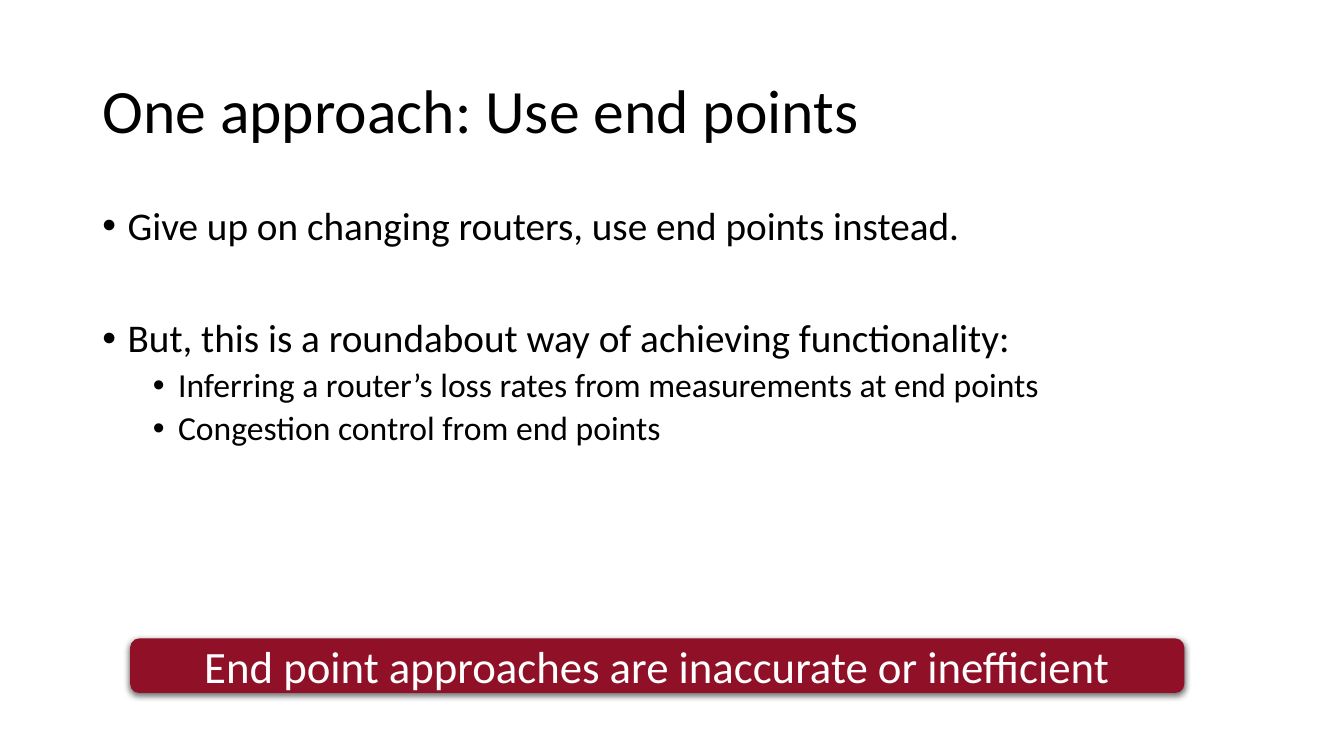
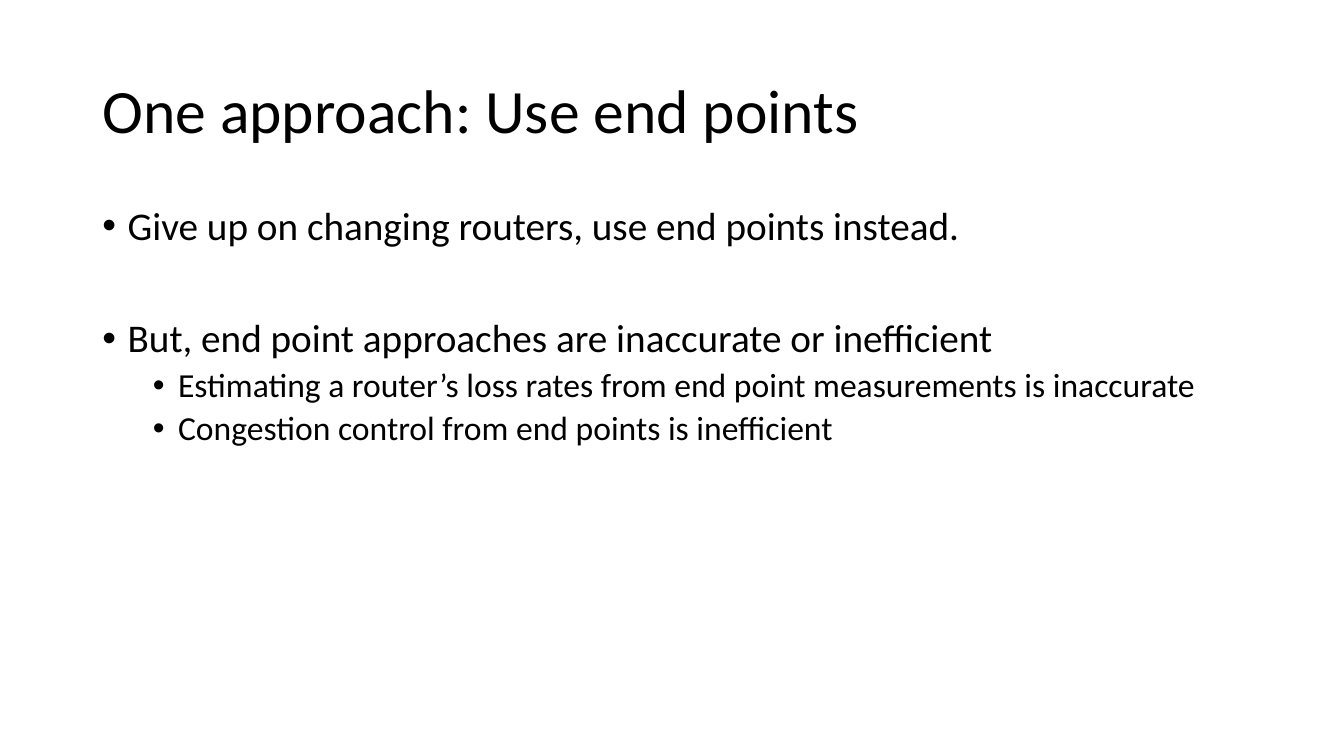
Before and after one commit to anirudhSK/pifo-domino-marple-ppts, a slide deck: slide 5 of combined_domino_pifo.pptx. Drawn at 1344x756 pixels with LibreOffice and Linux fonts; fonts in the diff are those of the drawing. Boxes give left, top, right and bottom in pixels: in the first picture for what was removed or moved away, otherwise in the second. Text is boxed around its words. In the diff, an @@ line names an element or a change of style, - is before the commit and + after.

```diff
--- a/combined_domino_pifo.pptx
+++ b/combined_domino_pifo.pptx
@@ text at box(128, 324, 1195, 446): text changed @@
-• But, this is a roundabout way of achieving functionality:
-  • Inferring a router’s loss rates from measurements at end points
-  • Congestion control from end points
+• But, end point approaches are inaccurate or inefficient
+  • Estimating a router’s loss rates from end point measurements is inaccurate
+  • Congestion control from end points is inefficient
@@ rounded rectangle removed at box(130, 638, 1185, 693) @@
-End point approaches are inaccurate or inefficient
```
Also in this commit, not shown: 11 other slides changed.
